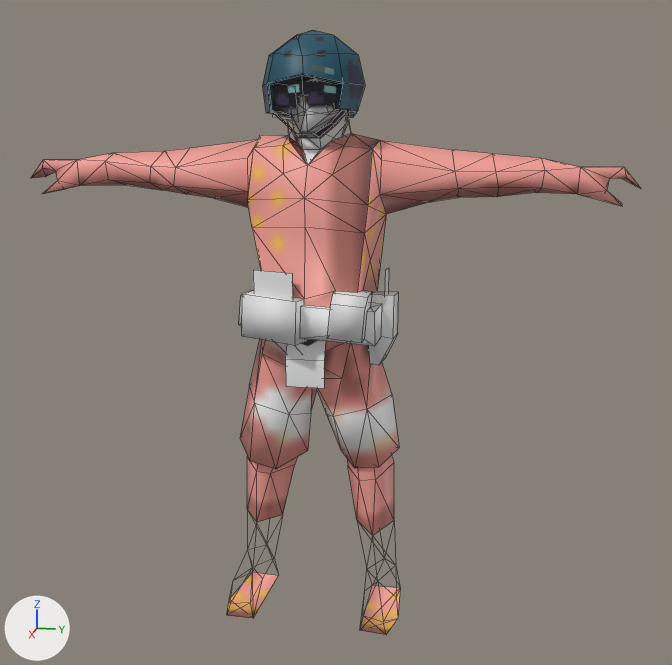
A saved change to the Blender file Assets/Models/Charachters/Beta/Surfer.blend.
Before and after are seen from a 50 mm camera at (16.72, 3.6, 9.3) aimed at (0.38, 0.33, 5.21). Lighting does not change. The marker at lower left points along +X, +Y and +Z. Mesh edges are drawn as thin lines.

Objects in the first picture: 'SurferModel'.
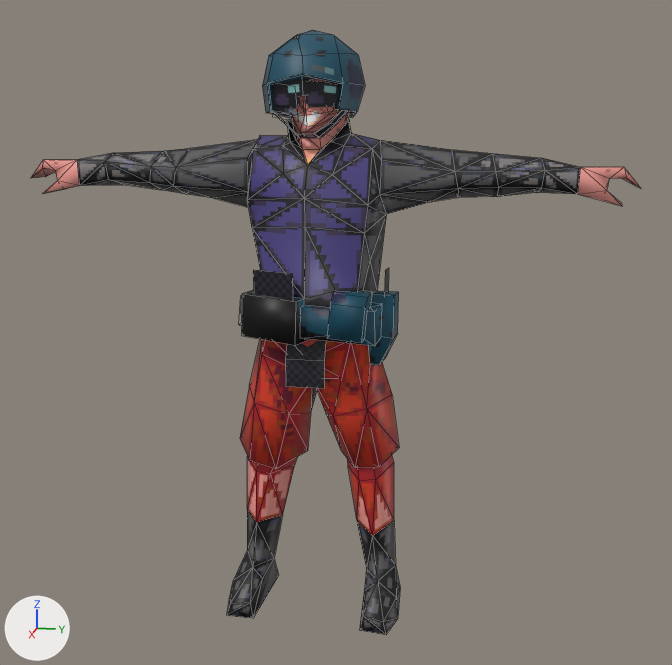
Where the change shows, as pixel boxes (x1, y1, x2, y2) in the pictures (672 x 665 px):
part 1 of me_surfermesh_002, cut back: (292, 110, 340, 132) in both
part 2 of me_surfermesh_002, recoloured: (269, 74, 355, 138) in both
part 3 of me_surfermesh_002, recoloured: (51, 133, 613, 635) in both
part 4 of me_surfermesh_002, recoloured: (240, 268, 399, 388) in both
part 5 of me_surfermesh_002, recoloured (grey to brown): (292, 109, 349, 165) in both
part 6 of me_surfermesh_002, recoloured (grey to brown): (288, 79, 334, 116) in both

The edits, one by one:
Picture 'SurferBodyUV.png' (img_surferbodyuv_png) is new.
Picture 'SurferHeadUV2.png' (img_surferheaduv2_png) is new.
Material 'Assesorrys' (mat_assesorrys) is new.
Uses the picture img_helmetuv_png_002.
Material 'Body' (mat_body) is new.
Its texture is img_surferbodyuv_png.
Material 'Face' (mat_face) is new.
Its texture is img_surferheaduv2_png.
me_surfermesh_002 is used by ob_surfermodel; location (0.0, 0.0, 0.0); scale (0.01, 0.01, 0.01).
me_surfermesh_002 had 402 vertices, 562 faces and spanned x -92.0..179.0, y -538.0..548.0, z -6.0..1050.0.
me_surfermesh_002 now has 391 vertices, 541 faces and spans x -92.0..179.0, y -538.0..548.0, z -6.0..1050.0.
Part 1, on me_surfermesh_002:
15 vertices are removed from x -1.0..133.0, y -71.0..73.0, z 884.0..1028.0.
29 faces are deleted.
4 vertices are added at (133.0, 1.0, 884.0), (128.0, 1.0, 894.0), (123.0, 16.0, 897.0), (115.0, -9.0, 897.0).
3 new faces join them, mat_body (picture img_surferbodyuv_png).
5 new faces join them, mat_face (picture img_surferheaduv2_png).
me_surfermesh_002 part 2: 51 faces spanning x -19.0..162.0, y -89.0..89.0, z 874.0..1050.0 switch from mat_helmetuv to mat_assesorrys.
me_surfermesh_002 part 3: 386 faces spanning x -52.0..174.0, y -538.0..548.0, z -6.0..906.0 switch from mat_bodyuv to mat_body (picture img_surferbodyuv_png).
me_surfermesh_002 part 4: 62 faces spanning x -92.0..179.0, y -130.0..147.0, z 447.0..654.0 switch from mat_assesorysuv (white #e7e7e7) to mat_assesorrys.
me_surfermesh_002 part 5: 19 faces spanning x 3.0..135.0, y -67.0..62.0, z 830.0..922.0 switch from mat_faceuv (white #e7e7e7) to mat_body (picture img_surferbodyuv_png).
me_surfermesh_002 part 6: 15 faces spanning x 109.0..143.0, y -50.0..47.0, z 910.0..969.0 switch from mat_faceuv (white #e7e7e7) to mat_face (picture img_surferheaduv2_png).
